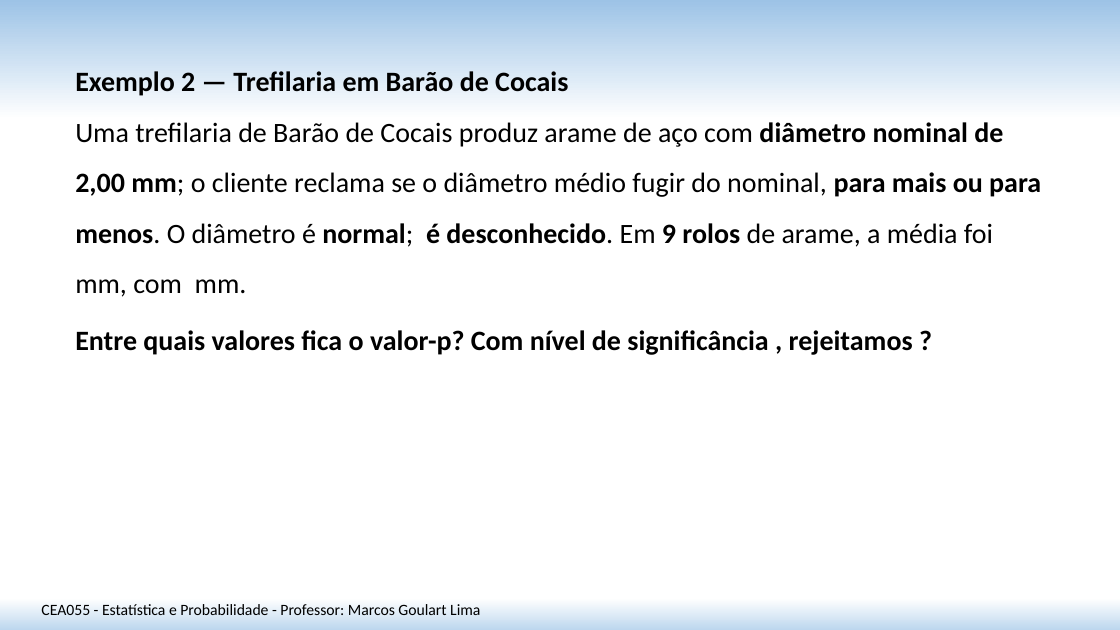
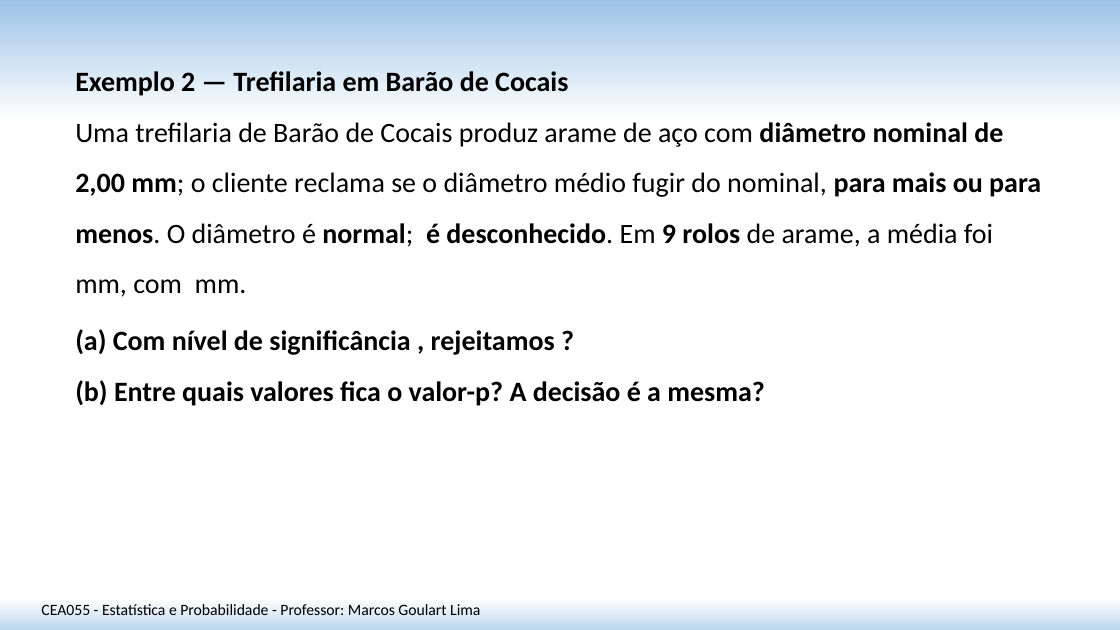
Before and after one commit to matmarcos/minhas-aulas, a slide deck: slide 9 of docs/2026-2/cea055-estatistica-probabilidade/22-teste-hipotese-media-var-desconhecida/arquivos/Aula_22_Teste_Hipotese_Media_Var_Desconhecida_SITE.pptx. Drawn at 1120x630 pixels with LibreOffice and Linux fonts; fonts in the diff are those of the drawing. Boxes give left, top, right and bottom in pixels: in the first picture for what was removed or moved away, otherwise in the second. Text is boxed around its words. In the diff, an @@ line names an element or a change of style, - is before the commit and + after.

```diff
--- a/docs/2026-2/cea055-estatistica-probabilidade/22-teste-hipotese-media-var-desconhecida/arquivos/Aula_22_Teste_Hipotese_Media_Var_Desconhecida_SITE.pptx
+++ b/docs/2026-2/cea055-estatistica-probabilidade/22-teste-hipotese-media-var-desconhecida/arquivos/Aula_22_Teste_Hipotese_Media_Var_Desconhecida_SITE.pptx
@@ text at bbox=[75, 329, 765, 406]: text changed @@
-Entre quais valores fica o valor-p? Com nível de significância , rejeitamos ?
+(a) Com nível de significância , rejeitamos ?
+(b) Entre quais valores fica o valor-p? A decisão é a mesma?
```
Also in this commit, not shown: 3 other slides changed, 2 slides added, 8 other files.
